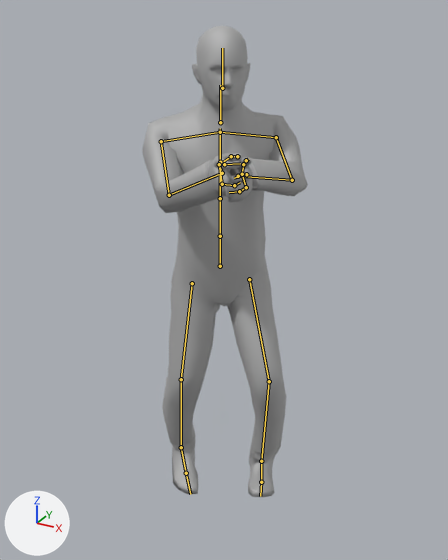
A saved change to the FBX model Assets/Animations/Pistol/ThirdPerson/TurnLeft.fbx.
Camera for both pictures: a camera (50 mm lens) standing at (1.115, -1.997, 2.01) and looking at (0.072, -0.101, 1.062). The lights are fixed; the arrows at lower left show +X, +Y and +Z. Both versions are drawn at frame 4 of the action 'Reference|TurnLeft'; the numbers are the values there. The bones that bend it are drawn over the model as lines.

The first picture shows 'LOD0'.
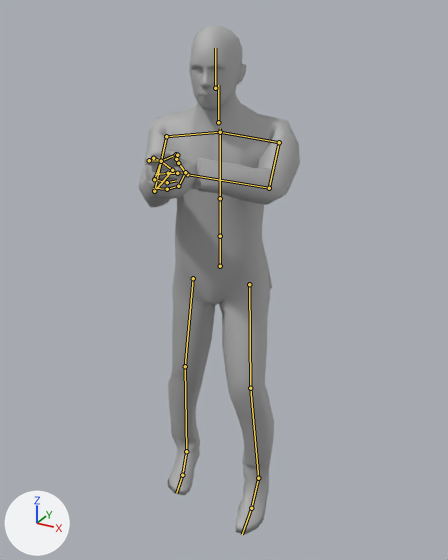
Where the change shows, as pixel boxes (x1, y1, x2, y2) in the pictures (448 x 560 px):
'LOD0', posed (8% taller): before (142, 26, 308, 497); after (138, 26, 300, 534)
bone 'LeftUpLeg', root to tip: before (249, 279) to (269, 381); after (249, 284) to (250, 388)
bone 'LeftLeg', root to tip: before (269, 381) to (261, 461); after (250, 388) to (258, 478)
bone 'LeftFoot', root to tip: before (261, 461) to (261, 482); after (258, 478) to (251, 508)
bone 'LeftArm', root to tip: before (276, 137) to (292, 180); after (279, 142) to (269, 188)
bone 'LeftForeArm', root to tip: before (292, 180) to (238, 176); after (269, 188) to (187, 174)
bone 'RightArm', root to tip: before (161, 141) to (169, 195); after (166, 136) to (154, 191)
bone 'RightForeArm', root to tip: before (169, 195) to (222, 173); after (154, 191) to (172, 170)
bone 'RightUpLeg', root to tip: before (192, 283) to (181, 379); after (193, 278) to (185, 366)
bone 'RightLeg', root to tip: before (181, 379) to (181, 447); after (185, 366) to (186, 451)
bone 'RightFoot', root to tip: before (181, 447) to (186, 473); after (186, 451) to (182, 475)

What the commit changed:
Bone 'Hips' (bone_hips) turns from (0, 38, 0) to (0, 14, 0) degrees about its own x, y and z.
Bone 'LeftUpLeg' (bone_leftupleg) turns from (-40, 30, -23) to (-31, 36, -18) degrees about its own x, y and z.
Bone 'LeftLeg' (bone_leftleg) turns from (-6, -2, -41) to (-4, -1, -26) degrees about its own x, y and z.
Bone 'LeftFoot' (bone_leftfoot) turns from (-14, 4, -31) to (19, 1, -23) degrees about its own x, y and z.
Bone 'LeftArm' (bone_leftarm) turns from (74, 36, -3) to (73, 37, -4) degrees about its own x, y and z.
Bone 'LeftForeArm' (bone_leftforearm) turns from (45, 7, 24) to (48, 5, 25) degrees about its own x, y and z.
Bone 'RightArm' (bone_rightarm) turns from (-61, -24, -34) to (-57, -25, -39) degrees about its own x, y and z.
Bone 'RightForeArm' (bone_rightforearm) turns from (-53, 16, -1) to (-57, 16, -1) degrees about its own x, y and z.
Bone 'RightUpLeg' (bone_rightupleg) turns from (-20, -46, 14) to (-10, -48, 5) degrees about its own x, y and z.
Bone 'RightLeg' (bone_rightleg) turns from (25, 2, -11) to (7, 0, -3) degrees about its own x, y and z.
Bone 'RightFoot' (bone_rightfoot) turns from (-30, -3, 34) to (-24, -4, 31) degrees about its own x, y and z.
